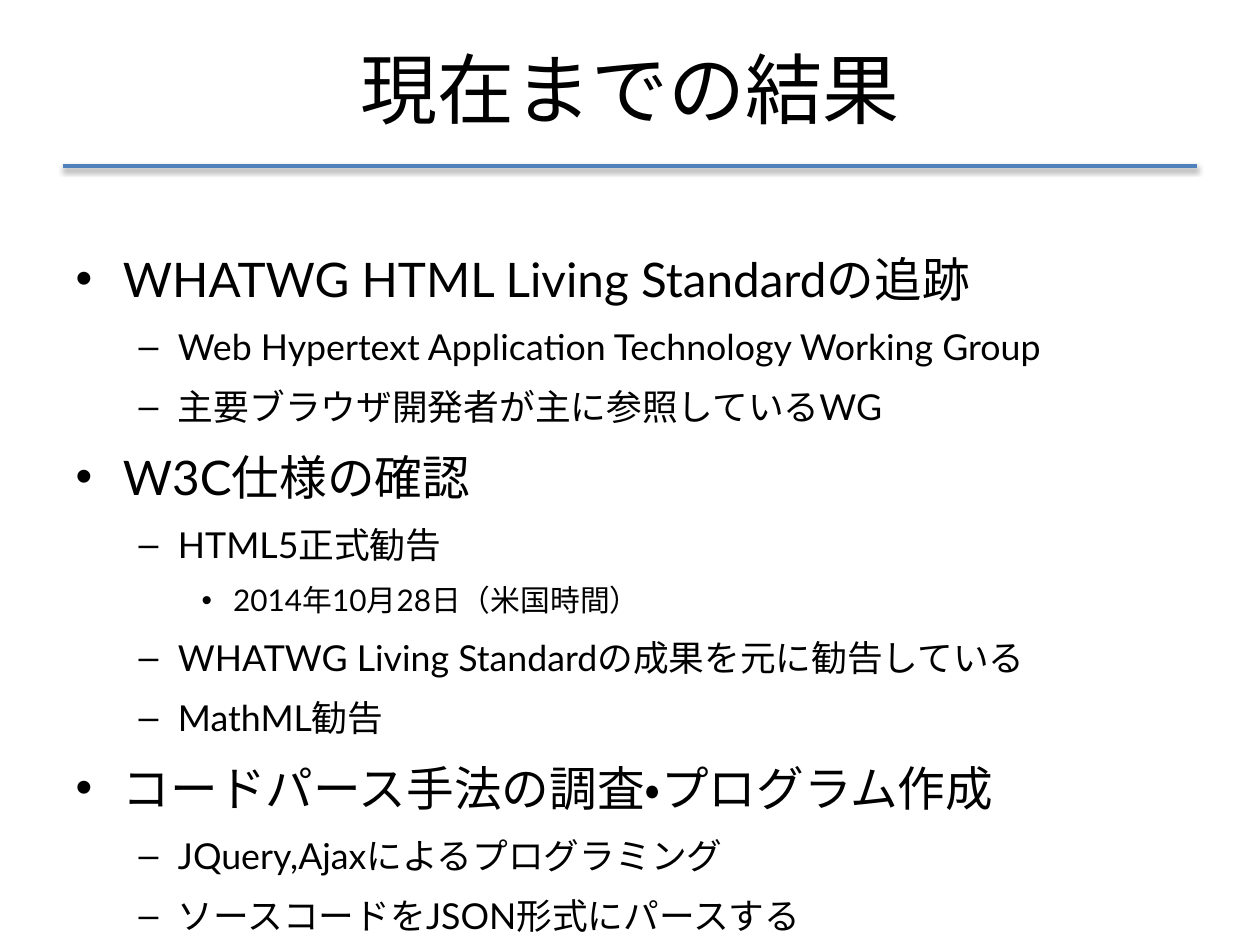
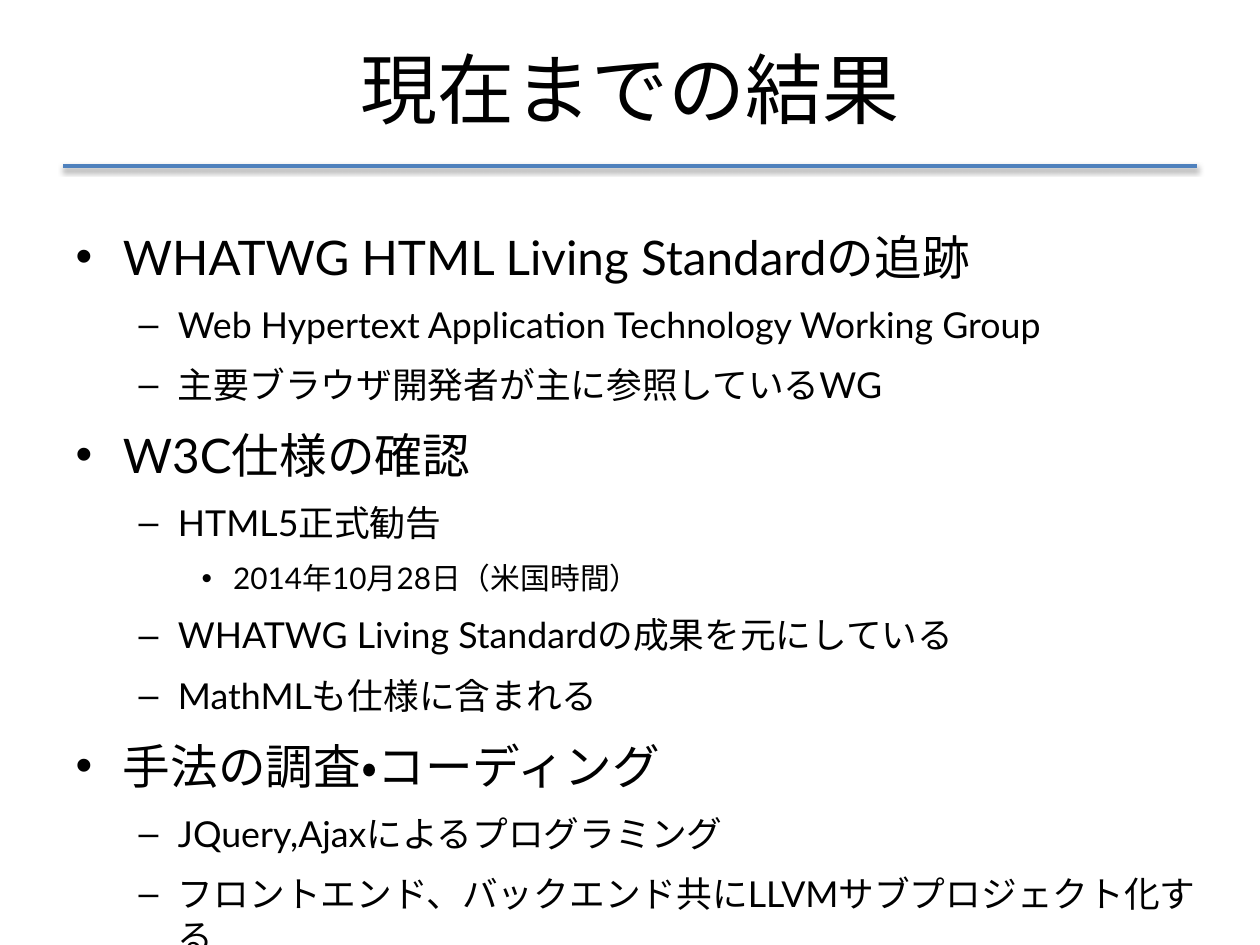
Before and after one commit to f-akazawa/akaz_uecdevelop, a slide deck: slide 21 of doc/中間発表資料.pptx (slide 18 before the commit). Drawn at 1260x945 pixels with LibreOffice and Linux fonts; fonts in the diff are those of the drawing. Boxes give left, top, right and bottom in pixels: in the first picture for what was removed or moved away, otherwise in the second. Text is boxed around its words. In the diff, an @@ line names an element or a change of style, - is before the commit and + after.

```diff
--- a/doc/中間発表資料.pptx
+++ b/doc/中間発表資料.pptx
@@ text "WHATWG HTML Living Standardの追跡": place and size @@
-text "WHATWG HTML Living Standardの追跡" at [123, 257, 1040, 932]
+text "WHATWG HTML Living Standardの追跡" at [123, 235, 1196, 910]
@@ text at [123, 235, 970, 284]: line spacing 1.4 to 1.5 @@
@@ text at [123, 618, 953, 788]: text changed @@
-  – WHATWG Living Standardの成果を元に勧告している
-  – MathML勧告
-• コードパース手法の調査・プログラム作成
+  – WHATWG Living Standardの成果を元にしている
+  – MathMLも仕様に含まれる
+• 手法の調査・コーディング
@@ text at [178, 876, 1196, 910]: text changed @@
-  – ソースコードをJSON形式にパースする
-  – DOM APIをJQuery,Ajaxで利用する
+  – フロントエンド、バックエンド共にLLVMサブプロジェクト化する
```
Also in this commit, not shown: 10 other slides changed, 3 slides added, 1 slide removed.
